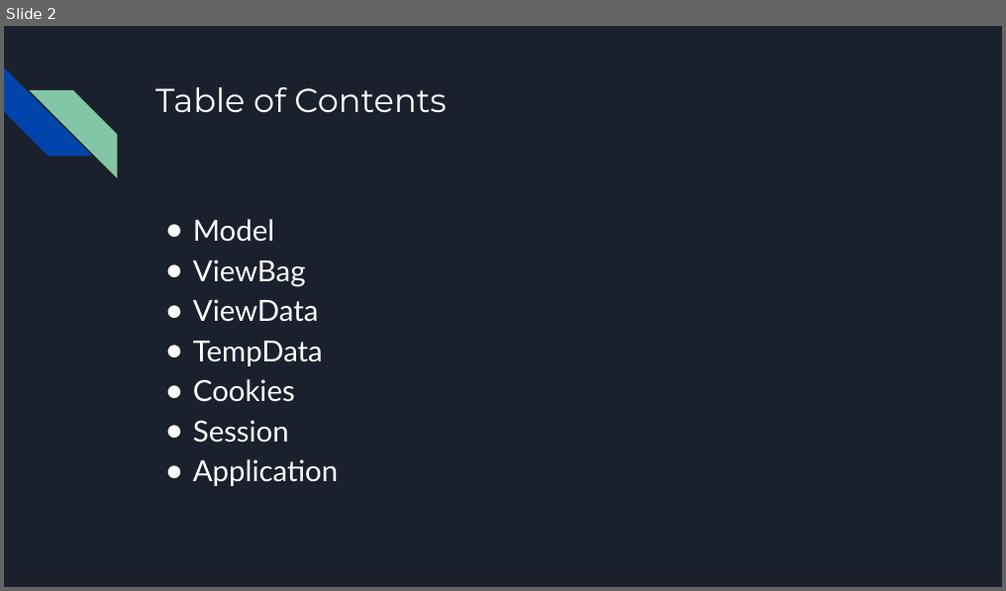
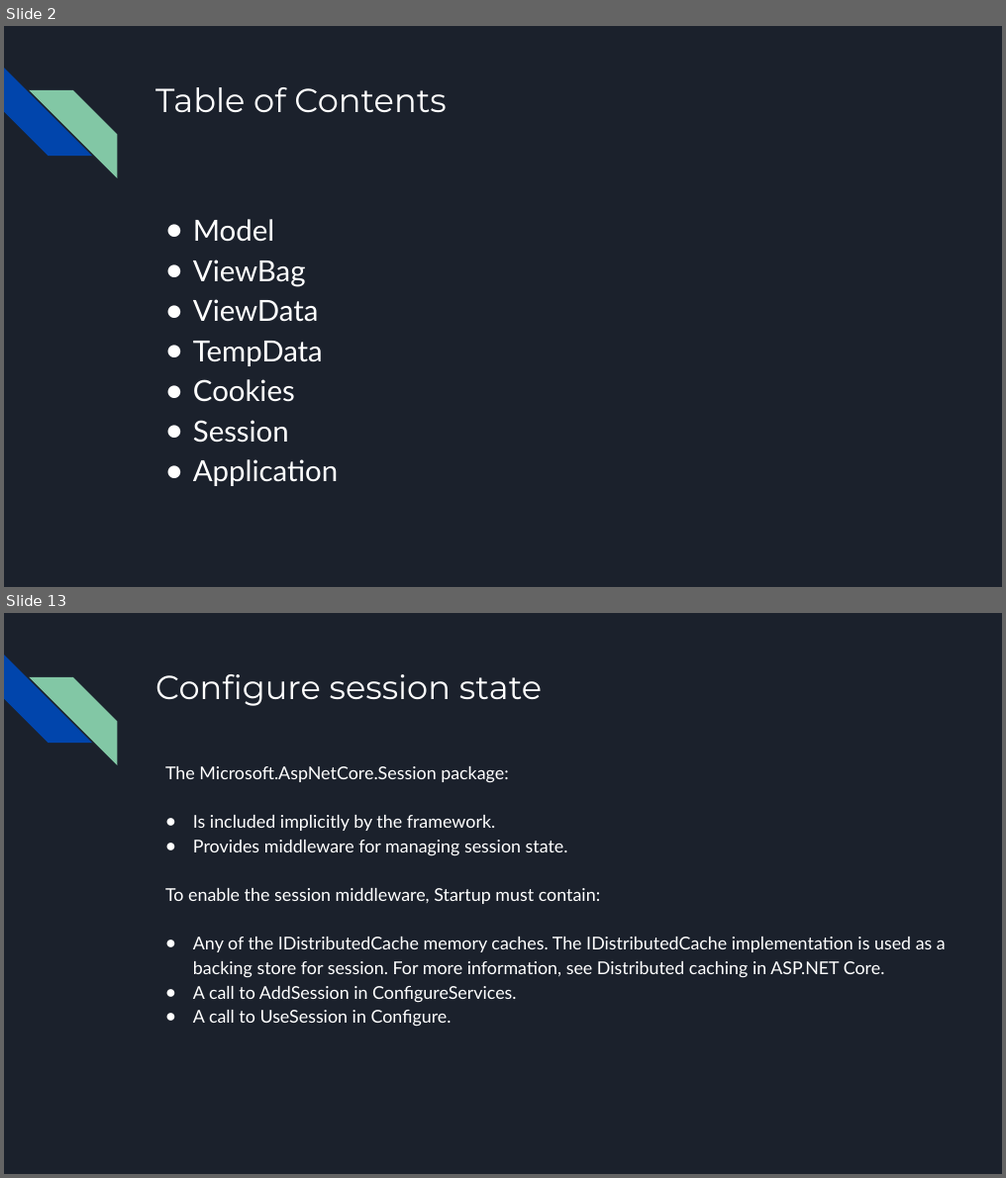
Before and after one commit to bulhard/Web-Programming, a slide deck: 00 Presentations/08 Storing Temporary Data.pptx. Shown one above the other, each under a label of ours: slide 2 before the commit, slides 2 and 13 after it; the slides between them are not shown. The pictures are 1006x591 and 1006x1178 pixels, drawn with LibreOffice and Linux fonts; fonts in the diff are those of the drawing. Boxes give left, top, right and bottom in pixels: in the first picture for what was removed or moved away, otherwise in the second. Text is boxed around its words. In the diff, an @@ line names an element or a change of style, - is before the commit and + after.

```diff
--- a/00 Presentations/08 Storing Temporary Data.pptx
+++ b/00 Presentations/08 Storing Temporary Data.pptx
@@ slide 13 added at box(4, 613, 1002, 1174), background #1B212C; not listed: 2 template elements that a slide beside it also shows @@
@@ title added at box(155, 674, 542, 706), 32 pt, text #FFFFFF @@
+Configure session state
@@ text added at box(165, 766, 945, 1027), 17 pt, text #FFFFFF @@
+The Microsoft.AspNetCore.Session package:
+● Is included implicitly by the framework.
+● Provides middleware for managing session state.
+To enable the session middleware, Startup must contain:
+● Any of the IDistributedCache memory caches. The IDistributedCache implementation is used as a backing store for session. For more information, see Distributed caching in ASP.NET Core.
+● A call to AddSession in ConfigureServices.
+● A call to UseSession in Configure.
```
Also in this commit, not shown: 2 slides changed, 15 other slides added, 1 slide removed, 7 other files.
